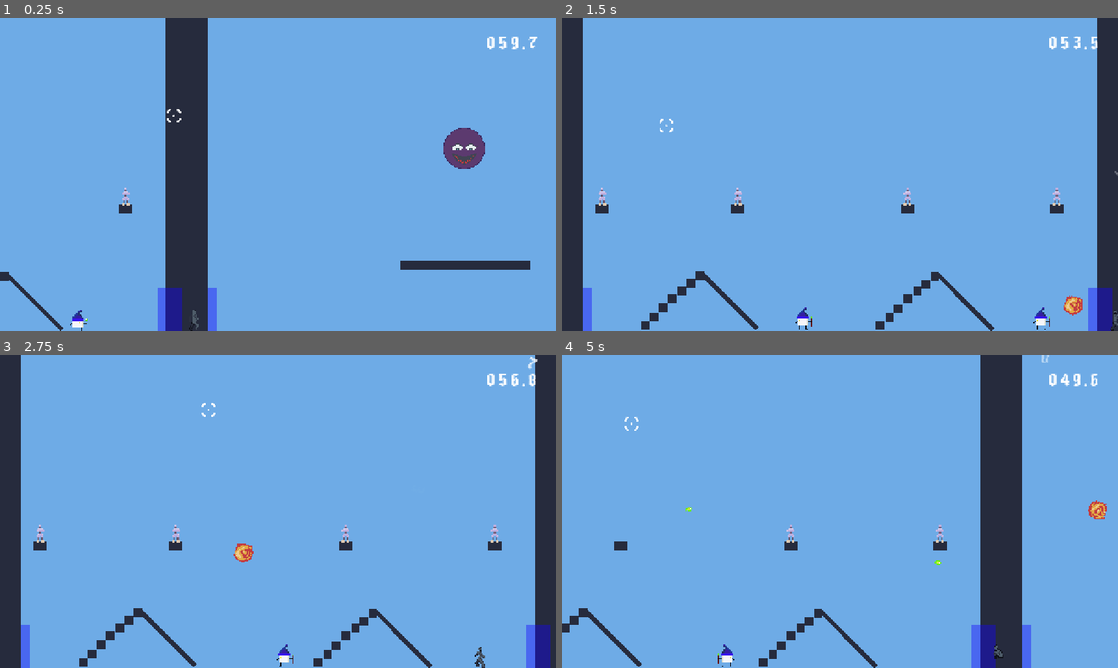
Above: before the commit, frames 1-4 (two rows, left to right).
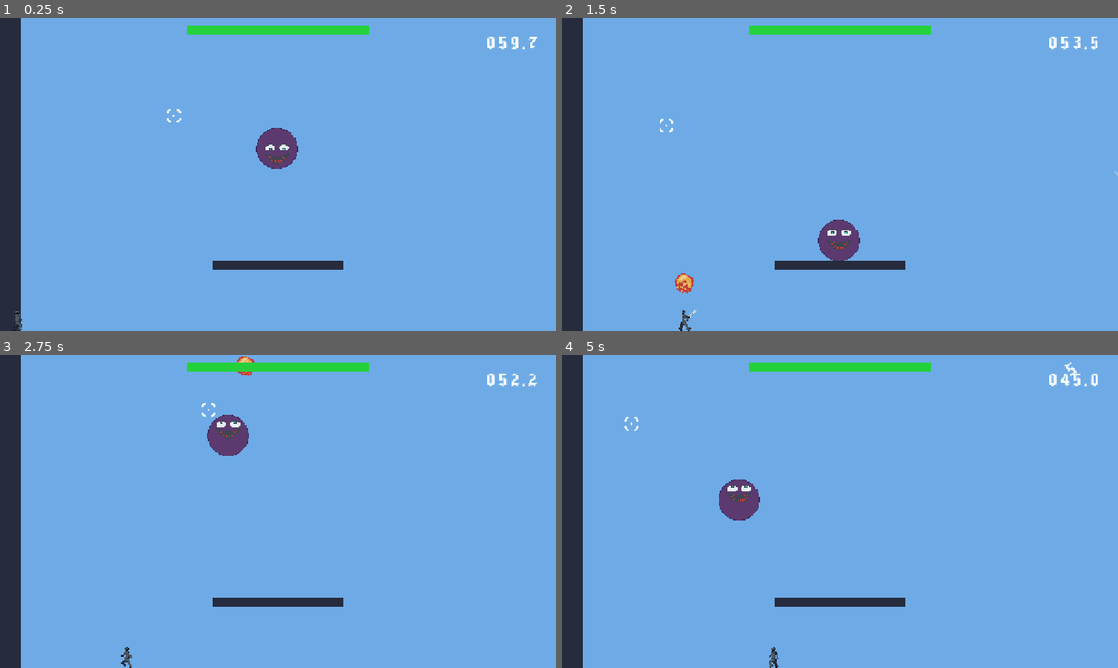
Above: after the commit, the same moments.

Repository: PACarniglia/count-hawk-down
Game: Godot game, scene res://scenes/world/WorldBossTest.tscn
Same seed, same stepped clock (60 frames per second), same inputs: the game is played once before the commit and once after it. This scene is started directly instead of the project's main scene. Sound files missing from this copy of the repository are replaced by a short silence.
Inputs (mouse positions are in pixels of both pictures, inside the frame that each line leads up to):
- Up to frame 1 (0.25 s): no input
- Up to frame 2 (1.5 s): tap Enter at 0.5 s; move the mouse to (962, 158) at 0.52 s; hold D (move_right) from 0.53 s (still down); click (962, 158) at 0.6 s; tap W (move_jump) at 0.77 s; move the mouse to (728, 190) at 1.27 s; right-click (728, 190) at 1.35 s; click (728, 190) at 1.42 s
- Up to frame 3 (2.75 s): tap W (move_jump) at 1.52 s; move the mouse to (333, 442) at 2.02 s; release D (move_right) at 2.03 s; hold A (move_left) from 2.03 s (still down); click (333, 442) at 2.1 s
- Up to frame 4 (5 s): move the mouse to (812, 574) at 2.77 s; release A (move_left) at 2.78 s; hold D (move_right) 2.78-4.28 s; right-click (812, 574) at 2.85 s; click (812, 574) at 2.92 s; tap W (move_jump) at 3.02, 3.77, 4.52 s; move the mouse to (1006, 558) at 3.52 s; click (1006, 558) at 3.6 s; move the mouse to (673, 464) at 4.27 s; hold A (move_left) from 4.28 s (still down); right-click (673, 464) at 4.35 s; click (673, 464) at 4.42 s

The runs differ from the first frame. In frame 1, 16% of the frame differs, in the area x 0-96%, y 0-100%; in frame 2, 8.6%; in frame 3, 8.6%; in frame 4, 15%.

Commit message:
feat: AAAAAAAAAAAAAAAAAAAAAAAAAHHHHHHHHHHHH

Diff:
--- a/scenes/Rooms/04_basic_range_combat.tscn
+++ b/scenes/Rooms/04_basic_range_combat.tscn
@@ -51,7 +51,7 @@
 
 [node name="DoorToZigZag" parent="." unique_id=1115614865 instance=ExtResource("6_door")]
 position = Vector2(600, 330)
-target_room_id = "zig_zag"
+target_room_id = "reflect_lane"
 target_entry_id = "EntryPointLeft"
 
 [node name="Platform" parent="." unique_id=999290377 instance=ExtResource("5_lh0ja")]
--- a/scenes/Rooms/05_boss_room.tscn
+++ b/scenes/Rooms/05_boss_room.tscn
@@ -1,13 +1,13 @@
 [gd_scene format=3 uid="uid://bqj5s1m7s0w5n"]
 
-[ext_resource type="Script" uid="uid://lwkwjbnto4et" path="res://scenes/world/Room.gd" id="1_room"]
+[ext_resource type="Script" path="res://scenes/Rooms/BossRoom.gd" id="1_room"]
 [ext_resource type="PackedScene" path="res://scenes/prefabs/platform/platform.tscn" id="2_platform"]
-[ext_resource type="PackedScene" path="res://scenes/prefabs/doors/Door.tscn" id="3_door"]
 [ext_resource type="PackedScene" path="res://scenes/prefabs/enemy/boss.tscn" id="4_boss"]
 
 [node name="Node2D" type="Node2D" unique_id=562082982]
 script = ExtResource("1_room")
 room_id = "boss"
+boss_scene = ExtResource("4_boss")
 
 [node name="Ground" parent="." unique_id=1268826291 instance=ExtResource("2_platform")]
 position = Vector2(0, 394)
@@ -36,10 +36,6 @@
 platform_size = Vector2(300, 20)
 platform_color = Color(0.14902, 0.172549, 0.239216, 1)
 
-[node name="Boss" parent="." unique_id=1259766396 instance=ExtResource("4_boss")]
-position = Vector2(-2, -76)
-state_id = "boss_01"
-
 [node name="CameraAnchor" type="Marker2D" parent="." unique_id=787327005]
 position = Vector2(0, 10)
 
@@ -48,8 +44,3 @@
 
 [node name="EntryPointRight" type="Marker2D" parent="." unique_id=2037725910]
 position = Vector2(609, 343)
-
-[node name="DoorToReignOfFire" parent="." unique_id=1553564454 instance=ExtResource("3_door")]
-position = Vector2(-600, 330)
-target_room_id = "reign_of_fire"
-target_entry_id = "EntryPointRight"
--- /dev/null
+++ b/scenes/Rooms/05_reflect_lane.tscn
@@ -0,0 +1,66 @@
+[gd_scene format=3]
+
+[ext_resource type="Script" path="res://scenes/world/Room.gd" id="1_room"]
+[ext_resource type="PackedScene" path="res://scenes/prefabs/platform/platform.tscn" id="2_platform"]
+[ext_resource type="PackedScene" path="res://scenes/prefabs/doors/Door.tscn" id="3_door"]
+[ext_resource type="PackedScene" path="res://scenes/prefabs/enemy/turret.tscn" id="4_turret"]
+
+[node name="ReflectLane" type="Node2D"]
+script = ExtResource("1_room")
+room_id = "reflect_lane"
+
+[node name="Ground" parent="." instance=ExtResource("2_platform")]
+position = Vector2(0, 394)
+platform_size = Vector2(1376, 48)
+platform_color = Color(0.14902, 0.172549, 0.239216, 1)
+
+[node name="Ceiling" parent="." instance=ExtResource("2_platform")]
+position = Vector2(0, -374)
+platform_size = Vector2(1376, 48)
+platform_color = Color(0.14902, 0.172549, 0.239216, 1)
+
+[node name="WallLeft" parent="." instance=ExtResource("2_platform")]
+position = Vector2(-664, 10)
+rotation = 1.5708
+platform_size = Vector2(816, 48)
+platform_color = Color(0.14902, 0.172549, 0.239216, 1)
+
+[node name="WallRight" parent="." instance=ExtResource("2_platform")]
+position = Vector2(664, 10)
+rotation = 1.5708
+platform_size = Vector2(816, 48)
+platform_color = Color(0.14902, 0.172549, 0.239216, 1)
+
+[node name="CameraAnchor" type="Marker2D" parent="."]
+position = Vector2(0, 10)
+
+[node name="EntryPointLeft" type="Marker2D" parent="."]
+position = Vector2(-600, 352)
+
+[node name="EntryPointRight" type="Marker2D" parent="."]
+position = Vector2(600, 352)
+
+[node name="DoorToRanged" parent="." instance=ExtResource("3_door")]
+position = Vector2(-600, 330)
+target_room_id = "ranged"
+target_entry_id = "EntryPointRight"
+
+[node name="DoorToReflectArena" parent="." instance=ExtResource("3_door")]
+position = Vector2(600, 330)
+target_room_id = "reflect_arena"
+target_entry_id = "EntryPointLeft"
+
+[node name="MidPlatform" parent="." instance=ExtResource("2_platform")]
+position = Vector2(0, 218)
+platform_size = Vector2(260, 20)
+platform_color = Color(0.14902, 0.172549, 0.239216, 1)
+
+[node name="LeftTurret" parent="." instance=ExtResource("4_turret")]
+position = Vector2(-500, 150)
+missile_launch_direction = Vector2(1, 0)
+state_id = "reflect_lane_turret_01"
+
+[node name="RightTurret" parent="." instance=ExtResource("4_turret")]
+position = Vector2(500, 150)
+missile_launch_direction = Vector2(-1, 0)
+state_id = "reflect_lane_turret_02"
--- /dev/null
+++ b/scenes/Rooms/06_reflect_arena.tscn
@@ -0,0 +1,81 @@
+[gd_scene format=3]
+
+[ext_resource type="Script" path="res://scenes/world/Room.gd" id="1_room"]
+[ext_resource type="PackedScene" path="res://scenes/prefabs/platform/platform.tscn" id="2_platform"]
+[ext_resource type="PackedScene" path="res://scenes/prefabs/doors/Door.tscn" id="3_door"]
+[ext_resource type="PackedScene" path="res://scenes/prefabs/enemy/turret.tscn" id="4_turret"]
+
+[node name="ReflectArena" type="Node2D"]
+script = ExtResource("1_room")
+room_id = "reflect_arena"
+
+[node name="Ground" parent="." instance=ExtResource("2_platform")]
+position = Vector2(0, 394)
+platform_size = Vector2(1376, 48)
+platform_color = Color(0.14902, 0.172549, 0.239216, 1)
+
+[node name="Ceiling" parent="." instance=ExtResource("2_platform")]
+position = Vector2(0, -374)
+platform_size = Vector2(1376, 48)
+platform_color = Color(0.14902, 0.172549, 0.239216, 1)
+
+[node name="WallLeft" parent="." instance=ExtResource("2_platform")]
+position = Vector2(-664, 10)
+rotation = 1.5708
+platform_size = Vector2(816, 48)
+platform_color = Color(0.14902, 0.172549, 0.239216, 1)
+
+[node name="WallRight" parent="." instance=ExtResource("2_platform")]
+position = Vector2(664, 10)
+rotation = 1.5708
+platform_size = Vector2(816, 48)
+platform_color = Color(0.14902, 0.172549, 0.239216, 1)
+
+[node name="CameraAnchor" type="Marker2D" parent="."]
+position = Vector2(0, 10)
+
+[node name="EntryPointLeft" type="Marker2D" parent="."]
+position = Vector2(-600, 352)
+
+[node name="EntryPointRight" type="Marker2D" parent="."]
+position = Vector2(600, 352)
+
+[node name="DoorToReflectLane" parent="." instance=ExtResource("3_door")]
+position = Vector2(-600, 330)
+target_room_id = "reflect_lane"
+target_entry_id = "EntryPointRight"
+
+[node name="DoorToZigZag" parent="." instance=ExtResource("3_door")]
+position = Vector2(600, 330)
+target_room_id = "zig_zag"
+target_entry_id = "EntryPointLeft"
+
+[node name="UpperPlatform" parent="." instance=ExtResource("2_platform")]
+position = Vector2(0, 130)
+platform_size = Vector2(260, 20)
+platform_color = Color(0.14902, 0.172549, 0.239216, 1)
+
+[node name="CenterPlatform" parent="." instance=ExtResource("2_platform")]
+position = Vector2(0, 255)
+platform_size = Vector2(380, 20)
+platform_color = Color(0.14902, 0.172549, 0.239216, 1)
+
+[node name="LeftTurretHigh" parent="." instance=ExtResource("4_turret")]
+position = Vector2(-520, -130)
+missile_launch_direction = Vector2(1, 0)
+state_id = "reflect_arena_turret_01"
+
+[node name="RightTurretHigh" parent="." instance=ExtResource("4_turret")]
+position = Vector2(520, -130)
+missile_launch_direction = Vector2(-1, 0)
+state_id = "reflect_arena_turret_02"
+
+[node name="LeftTurretLow" parent="." instance=ExtResource("4_turret")]
+position = Vector2(-500, 60)
+missile_launch_direction = Vector2(0.92, 0.4)
+state_id = "reflect_arena_turret_03"
+
+[node name="RightTurretLow" parent="." instance=ExtResource("4_turret")]
+position = Vector2(500, 60)
+missile_launch_direction = Vector2(-0.92, 0.4)
+state_id = "reflect_arena_turret_04"
--- /dev/null
+++ b/scenes/Rooms/BossRoom.gd
@@ -0,0 +1,29 @@
+extends StreamedRoom
+
+@export var boss_scene: PackedScene
+@export var boss_spawn_offset: Vector2 = Vector2(-2, -76)
+@export var boss_state_id: String = "boss_01"
+
+var _boss_spawned: bool = false
+
+
+func set_active(active: bool) -> void:
+	super.set_active(active)
+	if active:
+		_spawn_boss_if_needed()
+
+
+func _spawn_boss_if_needed() -> void:
+	if _boss_spawned:
+		return
+	if boss_scene == null:
+		push_warning("Boss room has no boss_scene assigned.")
+		return
+	var boss := boss_scene.instantiate() as Node2D
+	if boss == null:
+		return
+	boss.position = boss_spawn_offset
+	if boss.has_method("set"):
+		boss.set("state_id", boss_state_id)
+	add_child(boss)
+	_boss_spawned = true
--- a/scenes/prefabs/enemy/boss.gd
+++ b/scenes/prefabs/enemy/boss.gd
@@ -30,6 +30,10 @@
 @export var frame_size: Vector2i = Vector2i(64, 64)
 @export var shoot_frame_hold_time: float = 1.0
 @export var shoot_shake_amplitude: float = 2.0
+@export var max_health: int = 8
+@export var hit_flash_duration: float = 0.16
+@export var hp_bar_width: float = 420.0
+@export var hp_bar_height: float = 20.0
 
 @export var state_id: String
 
@@ -38,19 +42,25 @@
 var _shoot_anim_timer: float = 0.0
 var _player: Node2D = null
 var _rng := RandomNumberGenerator.new()
+var _health: int = 1
+var _hit_flash_timer: float = 0.0
 @onready var _sprite := get_node_or_null("Sprite2D") as Sprite2D
 var _sprite_base_position: Vector2 = Vector2.ZERO
+var _hp_ui_root: Control = null
+var _hp_bar_fill: ColorRect = null
 
 
 func _ready() -> void:
-	add_to_group("room_persistent")
 	_player = _find_player()
 	_hop_timer = hop_cooldown
 	_missile_timer = missile_barrage_cooldown
 	_rng.randomize()
+	_health = maxi(max_health, 1)
 	if _sprite != null:
 		_sprite_base_position = _sprite.position
 		_set_frame(0)
+	_setup_hp_bar_ui()
+	_update_hp_bar_ui()
 
 
 func _physics_process(delta: float) -> void:
@@ -60,6 +70,9 @@
 	_hop_timer -= delta
 	_missile_timer -= delta
 	_shoot_anim_timer = maxf(_shoot_anim_timer - delta, 0.0)
+	_hit_flash_timer = maxf(_hit_flash_timer - delta, 0.0)
+	if _sprite != null:
+		_sprite.modulate = Color(1.0, 0.35, 0.35, 1.0) if _hit_flash_timer > 0.0 else Color.WHITE
 
 	if is_on_floor():
 		velocity.x = move_toward(velocity.x, 0.0, ground_friction * delta)
@@ -113,10 +126,13 @@
 	if _sprite == null:
 		return
 
-	if _shoot_anim_timer > 0.0:
+	if _shoot_anim_timer > 0.0 or _hit_flash_timer > 0.0:
 		_set_frame(3)
-		var shake := Vector2(_rng.randf_range(-1.0, 1.0), _rng.randf_range(-1.0, 1.0)) * shoot_shake_amplitude
-		_sprite.position = _sprite_base_position + shake
+		if _shoot_anim_timer > 0.0:
+			var shake := Vector2(_rng.randf_range(-1.0, 1.0), _rng.randf_range(-1.0, 1.0)) * shoot_shake_amplitude
+			_sprite.position = _sprite_base_position + shake
+		else:
+			_sprite.position = _sprite_base_position
 		return
 
 	_sprite.position = _sprite_base_position
@@ -143,10 +159,24 @@
 		player_killed.emit()
 
 
+func take_damage(amount: int = 1) -> void:
+	if amount <= 0:
+		return
+	_health = max(_health - amount, 0)
+	_hit_flash_timer = maxf(hit_flash_duration, 0.01)
+	_update_hp_bar_ui()
+	if _health <= 0:
+		die()
+
+
 func die() -> void:
 	_play_sfx_detached(SFX_CANTLOSE)
-	_save_removed_state()
+	_cleanup_hp_bar_ui()
 	queue_free()
+
+
+func _exit_tree() -> void:
+	_cleanup_hp_bar_ui()
 
 
 func _play_sfx_detached(stream: AudioStream) -> void:
@@ -164,19 +194,72 @@
 	player.play()
 
 
-func _save_removed_state() -> void:
-	if state_id.is_empty():
-		return
-	var node: Node = get_parent()
-	while node != null:
-		if node is StreamedRoom:
-			RoomStateStore.set_entity_state(node.room_id, state_id, {"removed": true})
-			return
-		node = node.get_parent()
-
-
 func _find_player() -> Node2D:
 	var players := get_tree().get_nodes_in_group("player")
 	if players.size() > 0:
 		return players[0] as Node2D
 	return null
+
+
+func _setup_hp_bar_ui() -> void:
+	var scene := get_tree().current_scene
+	if scene == null:
+		return
+	var ui_layer := scene.get_node_or_null("CanvasLayer") as CanvasLayer
+	if ui_layer == null:
+		return
+
+	var root := Control.new()
+	root.mouse_filter = Control.MOUSE_FILTER_IGNORE
+	root.anchor_left = 0.5
+	root.anchor_right = 0.5
+	root.anchor_top = 0.0
+	root.anchor_bottom = 0.0
+	root.offset_left = -hp_bar_width * 0.5
+	root.offset_right = hp_bar_width * 0.5
+	root.offset_top = 18.0
+	root.offset_bottom = 18.0 + hp_bar_height + 28.0
+	root.z_index = 220
+	ui_layer.add_child(root)
+
+	var bar_bg := ColorRect.new()
+	bar_bg.color = Color(0.84, 0.14, 0.14, 1.0)
+	bar_bg.anchor_left = 0.0
+	bar_bg.anchor_right = 1.0
+	bar_bg.anchor_top = 0.0
+	bar_bg.anchor_bottom = 0.0
+	bar_bg.offset_left = 0.0
+	bar_bg.offset_right = 0.0
+	bar_bg.offset_top = 0.0
+	bar_bg.offset_bottom = hp_bar_height
+	root.add_child(bar_bg)
+
+	var bar_fill := ColorRect.new()
+	bar_fill.color = Color(0.14, 0.82, 0.23, 1.0)
+	bar_fill.anchor_left = 0.0
+	bar_fill.anchor_right = 0.0
+	bar_fill.anchor_top = 0.0
+	bar_fill.anchor_bottom = 0.0
+	bar_fill.offset_left = 0.0
+	bar_fill.offset_right = hp_bar_width
+	bar_fill.offset_top = 0.0
+	bar_fill.offset_bottom = hp_bar_height
+	root.add_child(bar_fill)
+
+	_hp_ui_root = root
+	_hp_bar_fill = bar_fill
+
+
+func _update_hp_bar_ui() -> void:
+	if _hp_bar_fill == null:
+		return
+	var safe_max_health := maxi(max_health, 1)
+	var health_ratio := clampf(float(_health) / float(safe_max_health), 0.0, 1.0)
+	_hp_bar_fill.offset_right = hp_bar_width * health_ratio
+
+
+func _cleanup_hp_bar_ui() -> void:
+	if _hp_ui_root != null and is_instance_valid(_hp_ui_root):
+		_hp_ui_root.queue_free()
+	_hp_ui_root = null
+	_hp_bar_fill = null
--- a/scenes/prefabs/enemy/missile.gd
+++ b/scenes/prefabs/enemy/missile.gd
@@ -1,6 +1,8 @@
 extends Area2D
 
 const MISSILE_LAUNCH_SFX: AudioStream = preload("res://sounds/sfx/enemies/missilelaunch.wav")
+const FIREBALL_SHEET: Texture2D = preload("res://sprites/hero/fireball_spritesheet.png")
+const BOSS_SCRIPT_PATH := "res://scenes/prefabs/enemy/boss.gd"
 
 @export var speed: float = 220.0
 @export var turn_speed: float = 2.8
@@ -57,10 +59,13 @@
 func _on_body_entered(body: Node) -> void:
 	if _is_reflected:
 		if body.is_in_group("enemy"):
-			if body.has_method("die"):
+			var is_boss := _is_boss(body)
+			if body.has_method("take_damage"):
+				body.take_damage(2 if is_boss else 1)
+			elif body.has_method("die"):
 				body.die()
-			elif body.has_method("take_damage"):
-				body.take_damage(1)
+			if is_boss:
+				_spawn_boss_reflect_explosion(global_position)
 			queue_free()
 			return
 		if body.is_in_group("player"):
@@ -95,3 +100,47 @@
 	scene.add_child(audio_player)
 	audio_player.finished.connect(audio_player.queue_free)
 	audio_player.play()
+
+
+func _is_boss(node: Node) -> bool:
+	if node == null:
+		return false
+	var script := node.get_script() as Script
+	return script != null and script.resource_path == BOSS_SCRIPT_PATH
+
+
+func _spawn_boss_reflect_explosion(at_position: Vector2) -> void:
+	if FIREBALL_SHEET == null:
+		return
+	var scene := get_tree().current_scene
+	if scene == null:
+		return
+
+	var atlas_a := AtlasTexture.new()
+	atlas_a.atlas = FIREBALL_SHEET
+	atlas_a.region = Rect2(0, 0, 32, 32)
+	var atlas_b := AtlasTexture.new()
+	atlas_b.atlas = FIREBALL_SHEET
+	atlas_b.region = Rect2(32, 0, 32, 32)
+
+	var frames := SpriteFrames.new()
+	frames.add_animation("explode")
+	frames.set_animation_loop("explode", true)
+	frames.set_animation_speed("explode", 14.0)
+	frames.add_frame("explode", atlas_a)
+	frames.add_frame("explode", atlas_b)
+
+	var explosion := AnimatedSprite2D.new()
+	explosion.sprite_frames = frames
+	explosion.animation = &"explode"
+	explosion.global_position = at_position
+	explosion.scale = Vector2(2.2, 2.2)
+	explosion.modulate = Color(1.0, 0.2, 0.2, 0.95)
+	scene.add_child(explosion)
+	explosion.play()
+
+	var tween := explosion.create_tween()
+	tween.set_parallel(true)
+	tween.tween_property(explosion, "scale", Vector2(3.2, 3.2), 0.18)
+	tween.tween_property(explosion, "modulate:a", 0.0, 0.18)
+	tween.finished.connect(explosion.queue_free)
--- a/scenes/prefabs/enemy/turret.gd
+++ b/scenes/prefabs/enemy/turret.gd
@@ -14,6 +14,7 @@
 @export var fire_interval: float = 2.5
 @export var missile_scene: PackedScene
 @export var spawn_offset: Vector2 = Vector2(0, -20)
+@export var missile_launch_direction: Vector2 = Vector2.UP
 @export var state_id: String
 
 var _fire_timer: float = 0.0
@@ -35,6 +36,7 @@
 	if missile_scene == null:
 		return
 	var missile: Node = missile_scene.instantiate()
+	missile.set("launch_direction", missile_launch_direction)
 	missile.global_position = global_position + spawn_offset
 	get_tree().current_scene.add_child(missile)
 
--- a/scenes/prefabs/player/player_controller.gd
+++ b/scenes/prefabs/player/player_controller.gd
@@ -496,9 +496,14 @@
 		_play_reflect_sfx_with_music_pause()
 		_trigger_reflect_hitstop()
 		return
-	if target.is_in_group("enemy") and target.has_method("die"):
-		target.die()
-		kill_enemy()
+	if target.is_in_group("enemy"):
+		if target.has_method("take_damage"):
+			target.take_damage(1)
+			kill_enemy()
+			return
+		if target.has_method("die"):
+			target.die()
+			kill_enemy()
 
 
 func _trigger_reflect_hitstop() -> void:
--- a/scenes/prefabs/spells/spell_projectile.gd
+++ b/scenes/prefabs/spells/spell_projectile.gd
@@ -67,7 +67,7 @@
 	if hit_targets.has(enemy):
 		return
 	hit_targets.append(enemy)
-	if enemy.has_method("die"):
+	if enemy.has_method("take_damage"):
+		enemy.take_damage(definition.damage)
+	elif enemy.has_method("die"):
 		enemy.die()
-	elif enemy.has_method("take_damage"):
-		enemy.take_damage(definition.damage)
--- a/scenes/rooms/05_zig_zag_room.tscn
+++ b/scenes/rooms/05_zig_zag_room.tscn
@@ -38,7 +38,7 @@
 
 [node name="DoorToRanged" parent="." unique_id=1214267379 instance=ExtResource("4_872hs")]
 position = Vector2(-600, 330)
-target_room_id = "ranged"
+target_room_id = "reflect_arena"
 target_entry_id = "EntryPointRight"
 
 [node name="DoorToReignOfFire" parent="." unique_id=1861671464 instance=ExtResource("4_872hs")]
--- a/scenes/world/RoomManager.gd
+++ b/scenes/world/RoomManager.gd
@@ -24,21 +24,31 @@
 	"ranged": {
 		"path": "res://scenes/Rooms/04_basic_range_combat.tscn",
 		"position": Vector2(3840, 0),
-		"neighbors": ["melee", "zig_zag"],
+		"neighbors": ["melee", "reflect_lane"],
+	},
+	"reflect_lane": {
+		"path": "res://scenes/Rooms/05_reflect_lane.tscn",
+		"position": Vector2(5120, 0),
+		"neighbors": ["ranged", "reflect_arena"],
+	},
+	"reflect_arena": {
+		"path": "res://scenes/Rooms/06_reflect_arena.tscn",
+		"position": Vector2(6400, 0),
+		"neighbors": ["reflect_lane", "zig_zag"],
 	},
 	"zig_zag": {
 		"path": "res://scenes/Rooms/05_zig_zag_room.tscn",
-		"position": Vector2(5120, 0),
-		"neighbors": ["ranged", "reign_of_fire"],
+		"position": Vector2(7680, 0),
+		"neighbors": ["reflect_arena", "reign_of_fire"],
 	},
 	"reign_of_fire": {
 		"path": "res://scenes/Rooms/06_reign_of_fire.tscn",
-		"position": Vector2(6400, 0),
+		"position": Vector2(8960, 0),
 		"neighbors": ["zig_zag", "boss"],
 	},
 	"boss": {
 		"path": "res://scenes/Rooms/05_boss_room.tscn",
-		"position": Vector2(7680, 0),
+		"position": Vector2(10240, 0),
 		"neighbors": ["reign_of_fire"],
 	},
 }
--- a/scripts/MainMenuScreen.gd
+++ b/scripts/MainMenuScreen.gd
@@ -8,9 +8,11 @@
 	{"label": "02 - Movement", "room_id": "movement", "entry_id": "EntryPointLeft"},
 	{"label": "03 - Melee", "room_id": "melee", "entry_id": "EntryPointLeft"},
 	{"label": "04 - Ranged", "room_id": "ranged", "entry_id": "EntryPointLeft"},
-	{"label": "05 - Zig Zag", "room_id": "zig_zag", "entry_id": "EntryPointLeft"},
-	{"label": "06 - Reign Of Fire", "room_id": "reign_of_fire", "entry_id": "EntryPointLeft"},
-	{"label": "07 - Boss", "room_id": "boss", "entry_id": "EntryPointLeft"},
+	{"label": "05 - Reflect Lane", "room_id": "reflect_lane", "entry_id": "EntryPointLeft"},
+	{"label": "06 - Reflect Arena", "room_id": "reflect_arena", "entry_id": "EntryPointLeft"},
+	{"label": "07 - Zig Zag", "room_id": "zig_zag", "entry_id": "EntryPointLeft"},
+	{"label": "08 - Reign Of Fire", "room_id": "reign_of_fire", "entry_id": "EntryPointLeft"},
+	{"label": "09 - Boss", "room_id": "boss", "entry_id": "EntryPointLeft"},
 ]
 
 @onready var level_select: OptionButton = $MenuButtons/LevelSelect
Not shown, added: scenes/Rooms/BossRoom.gd.uid
